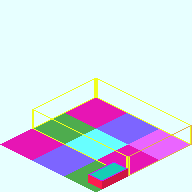
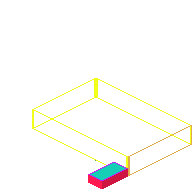
Layered file, before and after one edit (192 × 192). Changes by layer:
painted on "Hunger Wired" over [129, 157, 130, 175]
removed layer "Base_Plate_3x3.png" over [0, 0, 192, 192]
